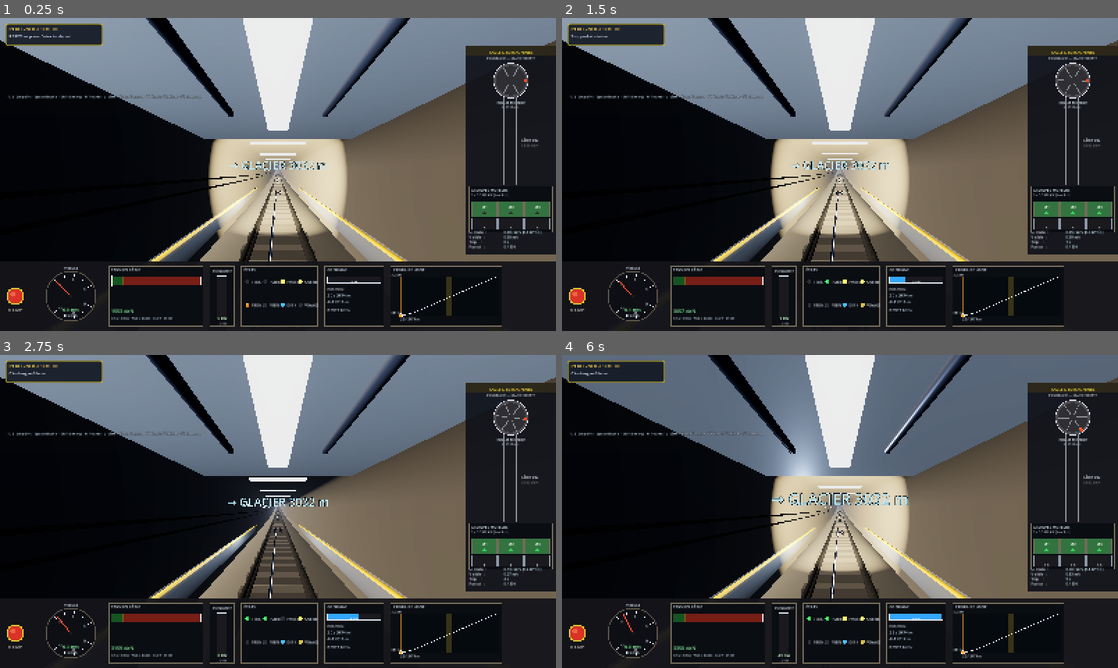
Above: before the commit, frames 1-4 (two rows, left to right).
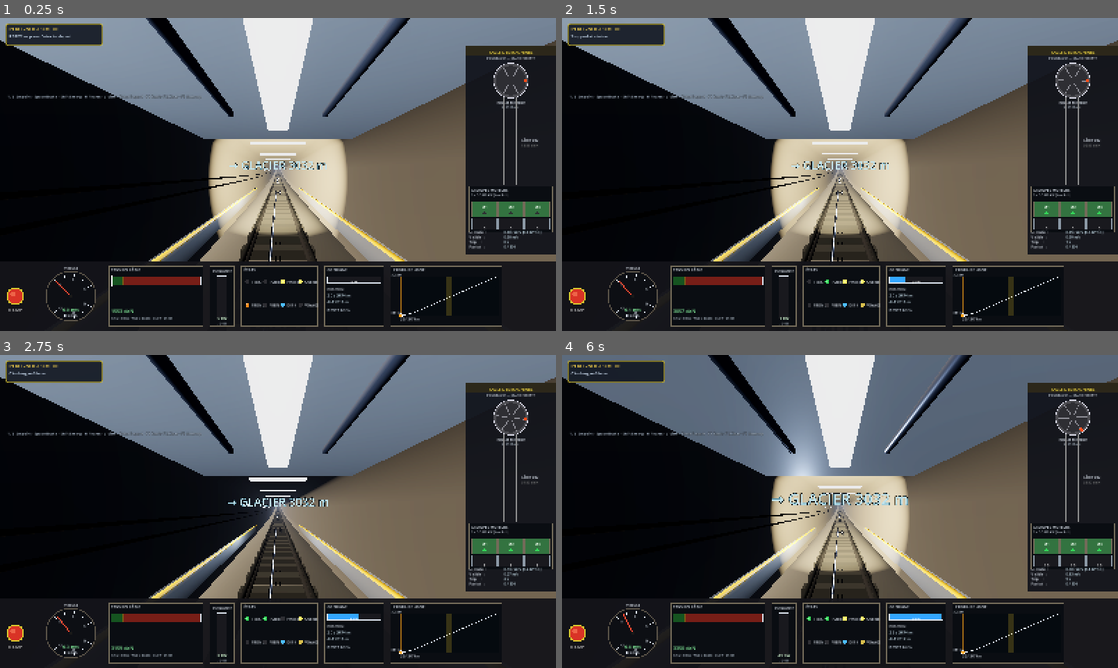
Above: after the commit, the same moments.

Repository: ARP273-ROSE/perce-neige-sim
Game: Godot game, scene res://scenes/main.tscn
Same seed, same stepped clock (60 frames per second), same inputs: the game is played once before the commit and once after it.
Inputs:
- Up to frame 1 (0.25 s): no input
- Up to frame 2 (1.5 s): tap Enter (ready_depart) at 0.5, 1.35 s; hold Up (speed_up) 0.53-1.28 s; tap Shift (emergency) at 0.6 s; hold Space (brake) from 1.28 s (still down)
- Up to frame 3 (2.75 s): release Space (brake) at 2.03 s; hold Up (speed_up) from 2.03 s (still down); tap H (toggle_headlights) at 2.1 s
- Up to frame 4 (6 s): tap one key every 0.75 s from 2.85 s: V (toggle_view) Shift (emergency) Enter (ready_depart) H (toggle_headlights) V (toggle_view); release Up (speed_up) at 3.53 s; hold Space (brake) 3.53-5.78 s; hold Up (speed_up) from 5.78 s (still down)

The runs differ from the first frame. In frame 1, 1.5% of the frame differs, in the area x 43-57%, y 48-78%; in frame 2, 1.5%; in frame 3, 1.4%; in frame 4, 1.5%, in the area x 43-57%, y 49-78%.

Commit message:
feat(godot): crémaillère centrale double + traverses plus contrastées
Crémaillère
  Ajout de _build_rack() : 2 rangées parallèles de dents métalliques
  noires (Strub/Von Roll) au centre de la voie, visibles sur toutes
  les frames intérieures du vrai funiculaire mais totalement absentes
  du rendu Godot précédent.

  Géométrie réaliste :
    - dents 22 × 75 × 60 mm (largeur × hauteur × sens voie)
    - entraxe 100 mm (espacement réel mesuré ≈ 80-100 mm sur photos)
    - écart 100 mm entre les 2 rangées (= largeur lame Strub)
    - matériau acier sombre (metallic 0.85, roughness 0.55)
    - 2 × 34 740 = ~70 k instances via MultiMeshInstance3D (perf OK)

  Continue dans la chambre de croisement (les 2 voies passent au-dessus
  à des instants différents → géométriquement cohérent même au croisement).

Traverses
  Couleur passée de Color(0.32, 0.30, 0.28) à (0.22, 0.21, 0.19) —
  delta de 0.16 vs la dalle au lieu de 0.06 précédemment, ce qui les
  rend distinctement visibles depuis le cockpit (avant : delta trop
  faible, traverses indistinguables au-delà de 5 m → "tout uniforme").

Diff:
--- a/godot_project/scripts/track_builder.gd
+++ b/godot_project/scripts/track_builder.gd
@@ -45,6 +45,17 @@
 
 @export var sampling_step: float = 0.5       # pas échantillonnage rails/dalle
 
+# --- Crémaillère centrale (Strub / Von Roll) -----------------------------
+# Visible sur toutes les frames intérieures : double rangée de dents
+# métalliques noires entre les rails, espacées ≈ 10 cm, légèrement plus
+# basses que les rails. C'est ce qui assure la traction sur les pentes
+# raides (≤ 31 %). Modélisée via MultiMeshInstance3D (1 BoxMesh par dent).
+@export var rack_tooth_spacing: float = 0.10    # entraxe entre dents (100 mm)
+@export var rack_tooth_l: float = 0.060         # longueur (sens voie, 60 mm)
+@export var rack_tooth_w: float = 0.022         # épaisseur (25 mm — affinée)
+@export var rack_tooth_h: float = 0.075         # hauteur (75 mm)
+@export var rack_row_gap: float = 0.10          # écart entre les 2 rangées (100 mm)
+
 var tunnel: TunnelBuilder = null
 
 # Segments des 2 brins de câble (1 câble unique en boucle, 2 brins visibles).
@@ -71,6 +82,7 @@
 	_build_slab()
 	_build_rails()
 	_build_sleepers()
+	_build_rack()        # crémaillère centrale (double rangée)
 	_build_guides()
 	_build_cable()
 
@@ -430,8 +442,11 @@
 # ---------------------------------------------------------------------------
 
 func _build_sleepers() -> void:
+	# Traverses béton un peu plus sombres que la dalle pour les rendre
+	# clairement visibles depuis loin (avant le tuning : delta de 0.06
+	# seulement avec la dalle → indistinguables au-delà de 5 m).
 	var mat: StandardMaterial3D = StandardMaterial3D.new()
-	mat.albedo_color = Color(0.32, 0.30, 0.28)
+	mat.albedo_color = Color(0.22, 0.21, 0.19)
 	mat.roughness = 0.95
 	mat.metallic = 0.0
 
@@ -470,6 +485,63 @@
 
 	var mmi: MultiMeshInstance3D = MultiMeshInstance3D.new()
 	mmi.name = "Sleepers"
+	mmi.multimesh = mm
+	mmi.cast_shadow = GeometryInstance3D.SHADOW_CASTING_SETTING_OFF
+	add_child(mmi)
+
+
+# ---------------------------------------------------------------------------
+# Crémaillère centrale — double rangée de dents métalliques noires entre les
+# rails. Système Strub (lame verticale dentelée) ou Von Roll, indispensable
+# sur les pentes ≤ 31 % du Perce-Neige. Visible sur toutes les frames
+# intérieures comme une bande sombre granuleuse au milieu de la voie.
+# ---------------------------------------------------------------------------
+
+func _build_rack() -> void:
+	var steel_mat: StandardMaterial3D = StandardMaterial3D.new()
+	steel_mat.albedo_color = Color(0.10, 0.10, 0.11)
+	steel_mat.roughness = 0.55
+	steel_mat.metallic = 0.85
+	steel_mat.metallic_specular = 0.6
+
+	var tooth: BoxMesh = BoxMesh.new()
+	tooth.size = Vector3(rack_tooth_w, rack_tooth_h, rack_tooth_l)
+	tooth.material = steel_mat
+
+	# Hauteur : juste au-dessus de la dalle, comparable aux traverses
+	var top_slab: float = floor_y_local + slab_thickness
+	var y_center: float = top_slab + rack_tooth_h * 0.5
+
+	# Positions latérales des 2 rangées (autour de l'axe central x=0)
+	var x_off_left: float = -rack_row_gap * 0.5
+	var x_off_right: float = +rack_row_gap * 0.5
+
+	# Couvre [0, LENGTH] hors zones d'aiguillage (la crémaillère ne passe
+	# que sous la rame propriétaire de la voie au moment où elle traverse
+	# la chambre). Pour simplifier on continue à l'axe central : la dent
+	# reste à x=0±gap dans la chambre aussi (les 2 voies passent par
+	# au-dessus de cette zone à des instants différents).
+	var n_per_row: int = int(PNConstants.LENGTH / rack_tooth_spacing)
+	var total: int = n_per_row * 2
+
+	var mm: MultiMesh = MultiMesh.new()
+	mm.transform_format = MultiMesh.TRANSFORM_3D
+	mm.mesh = tooth
+	mm.instance_count = total
+
+	var idx: int = 0
+	for i in range(n_per_row):
+		var s: float = (float(i) + 0.5) * rack_tooth_spacing
+		var xform: Transform3D = tunnel.transform_at(s)
+		var base: Vector3 = xform.origin + xform.basis.y * y_center
+		for x_off in [x_off_left, x_off_right]:
+			var tr: Transform3D = Transform3D(xform.basis,
+				base + xform.basis.x * x_off)
+			mm.set_instance_transform(idx, tr)
+			idx += 1
+
+	var mmi: MultiMeshInstance3D = MultiMeshInstance3D.new()
+	mmi.name = "RackTeeth"
 	mmi.multimesh = mm
 	mmi.cast_shadow = GeometryInstance3D.SHADOW_CASTING_SETTING_OFF
 	add_child(mmi)
